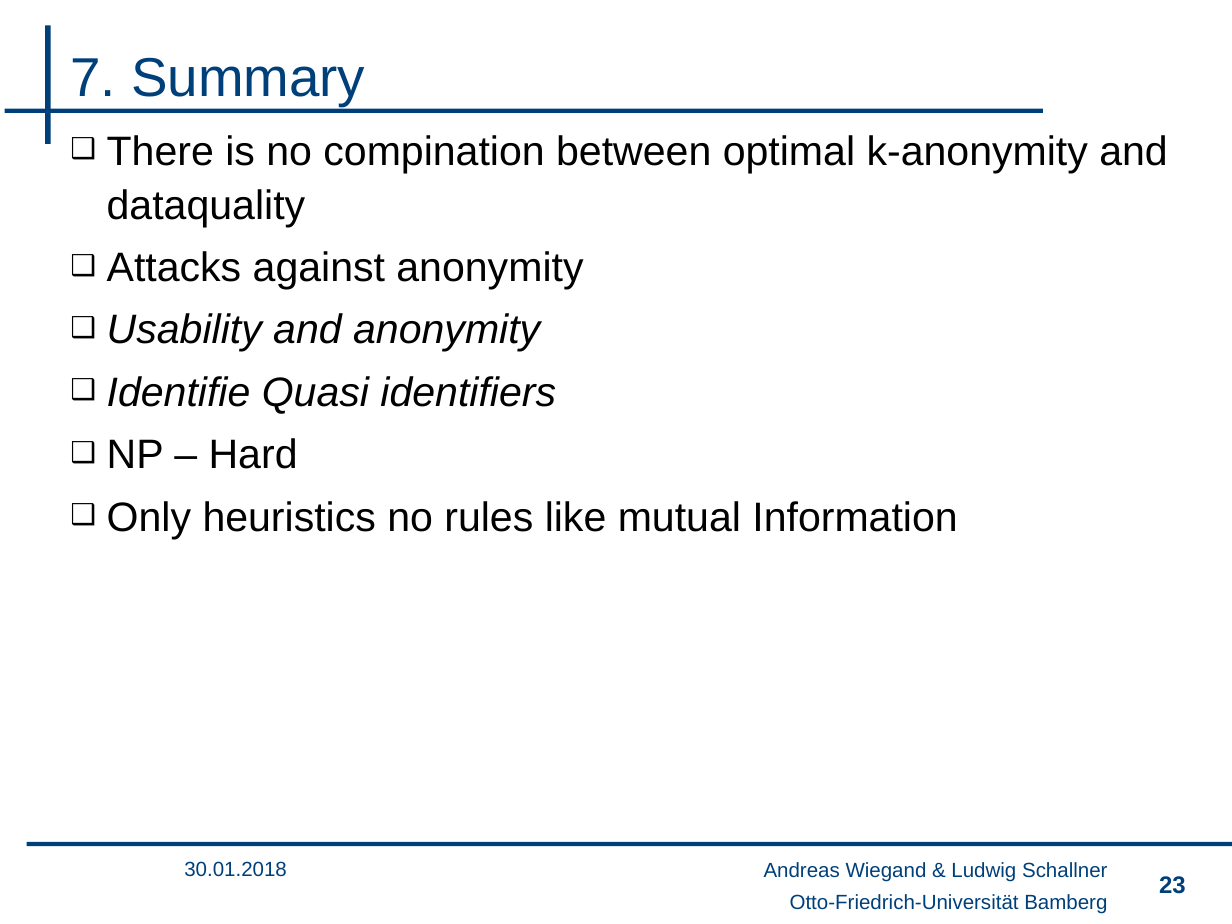
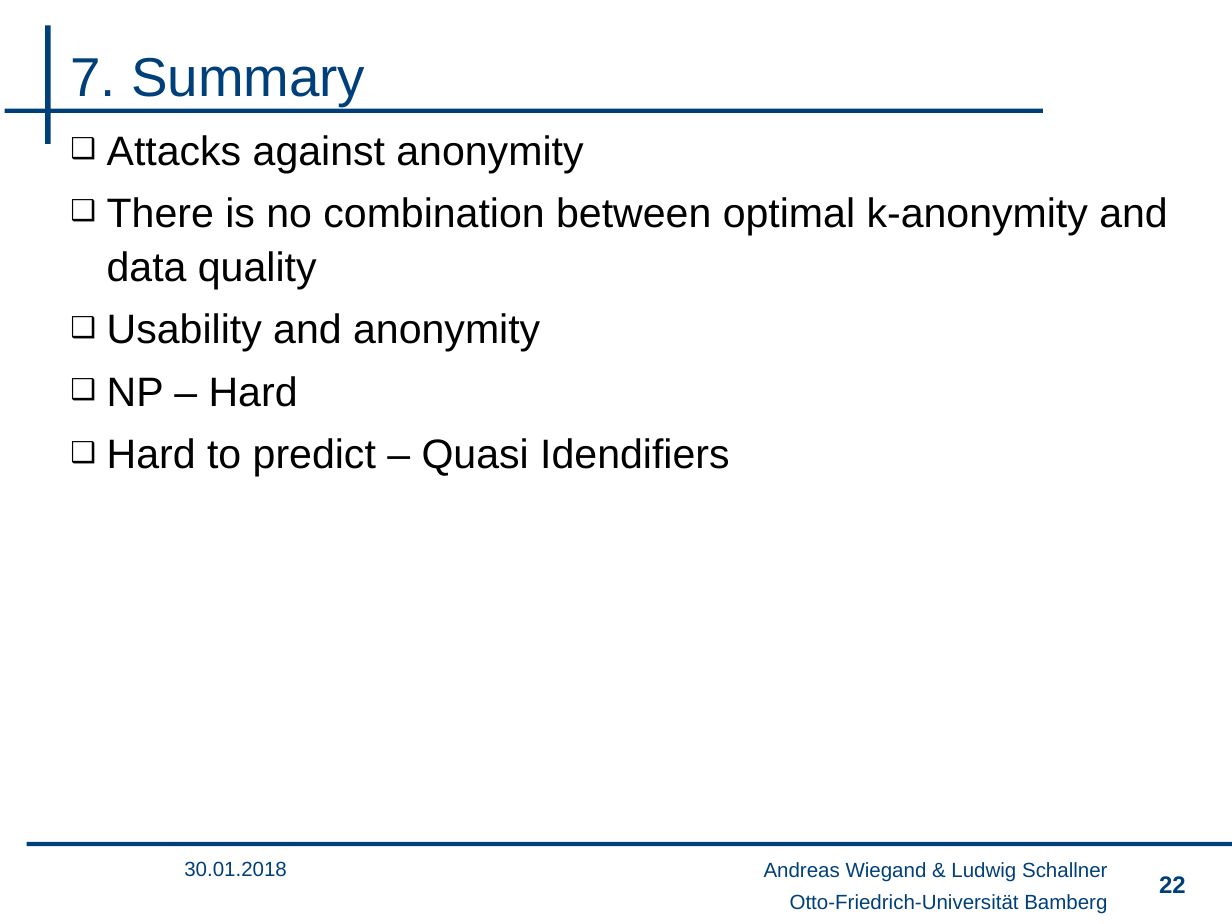
Before and after one commit to wsgan001/PSI-MSem, a slide deck: slide 22 of presentation/sicherheits_final_anV3.pptx (slide 23 before the commit). Drawn at 1232x924 pixels with LibreOffice and Linux fonts; fonts in the diff are those of the drawing; background and template pictures are left out. Boxes give left, top, right and bottom in pixels: in the first picture for what was removed or moved away, otherwise in the second. Text is boxed around its words. In the diff, an @@ line names an element or a change of style, - is before the commit and + after.

```diff
--- a/presentation/sicherheits_final_anV3.pptx
+++ b/presentation/sicherheits_final_anV3.pptx
@@ text at [107,135,1168,227]: paragraph removed @@
-❑ There is no compination between optimal k-anonymity and dataquality
@@ text at [107,197,1168,289]: paragraph added @@
+❑ There is no combination between optimal k-anonymity and data quality
@@ text at [107,313,540,352]: italic off in "Usability and anonymity" @@
@@ text at [107,376,556,414]: paragraph removed @@
-❑ Identifie Quasi identifiers
@@ text at [107,438,729,477]: text changed @@
-❑ Only heuristics no rules like mutual Information
+❑ Hard to predict – Quasi Idendifiers
@@ page number at [1159,876,1186,893]: text changed @@
-23
+22
```
Also in this commit, not shown: 6 other slides changed, 1 slide removed.
